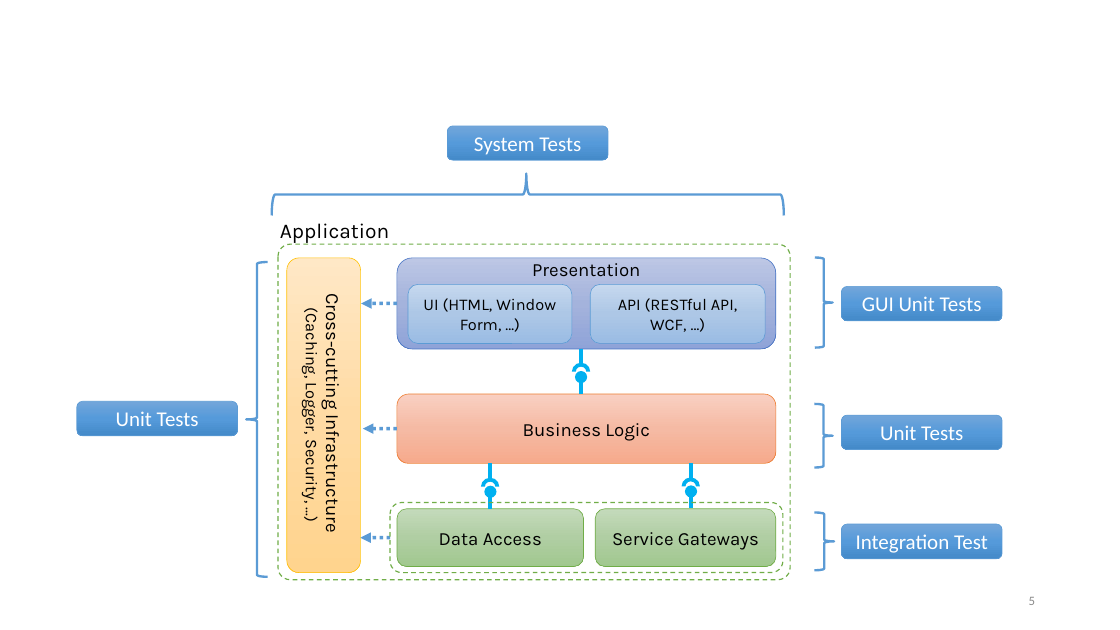
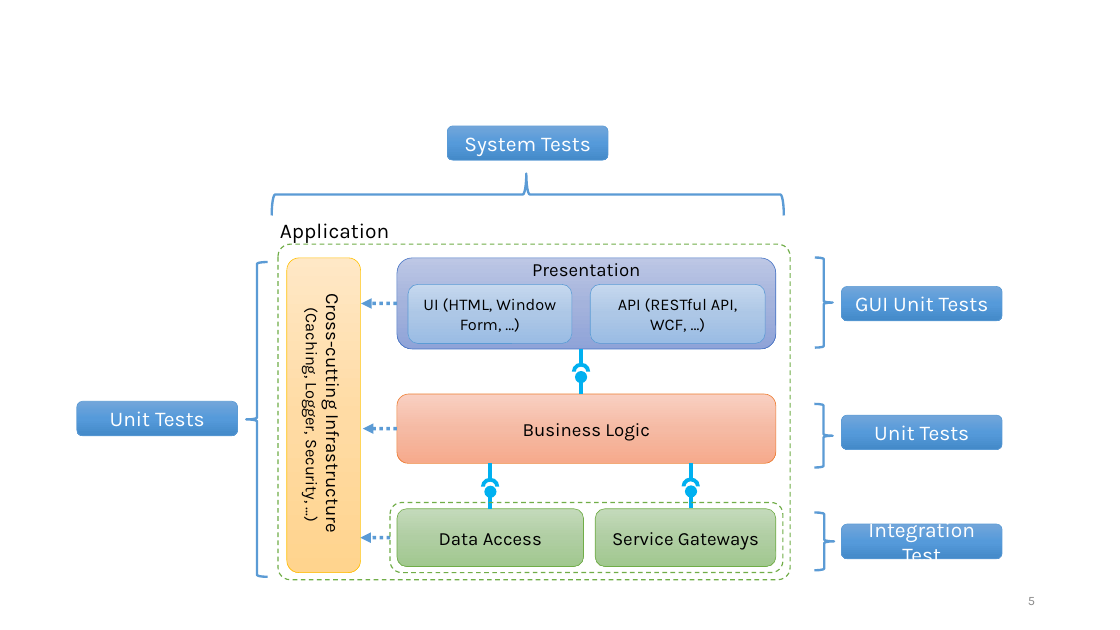
Before and after one commit to liepnguyen/Planru, a slide deck: slide 5 of Documents/Lessons Learned From Agile Quality Assurance In Scrum.pptx. Drawn at 1120x630 pixels with LibreOffice and Linux fonts; fonts in the diff are those of the drawing. Boxes give left, top, right and bottom in pixels: in the first picture for what was removed or moved away, otherwise in the second. Text is boxed around its words. In the diff, an @@ line names an element or a change of style, - is before the commit and + after.

Commit message:
refactor

```diff
--- a/Documents/Lessons Learned From Agile Quality Assurance In Scrum.pptx
+++ b/Documents/Lessons Learned From Agile Quality Assurance In Scrum.pptx
@@ font Calibri to Karla in 5 elements at (x1=842, y1=287, x2=1002, y2=321), (x1=842, y1=415, x2=1002, y2=450), (x1=842, y1=524, x2=1002, y2=559), (x1=76, y1=402, x2=237, y2=436), (x1=448, y1=126, x2=608, y2=160) @@
```
Also in this commit, not shown: 1 other slide changed, 1 slide added.
